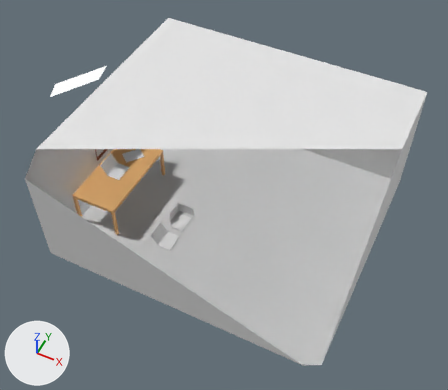
An edit to the glTF model DevRoom.glb, drawn before and after from the same camera.
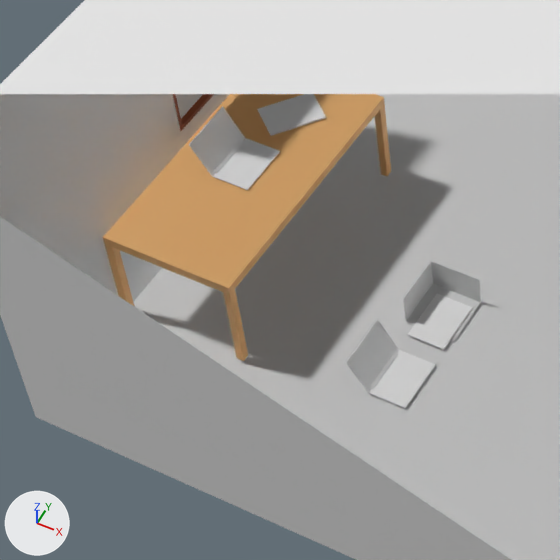
Old and new are each drawn whole from a camera (50 mm lens) standing at (2.3, -3.58, 5.19) and looking at (0.37, 0.28, 0.37) and again close up on the part from 9% to 49% of the width and 30% to 77% of the height. Every picture has the same lights, and +X, +Y and +Z are marked at lower left. Everything nearer to the camera than a plane just in front of the edit is cut away. Where no turn or scale is listed for an object, it has been applied to the vertices.

Names of what the first close-up shows: 'Plane.001', 'Plane.002', 'Table', 'laptop', 'laptop.001', 'laptop.002', 'laptop.003'.
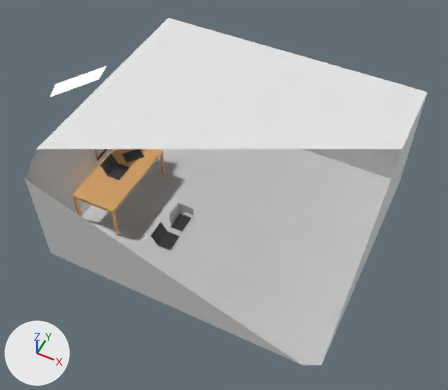
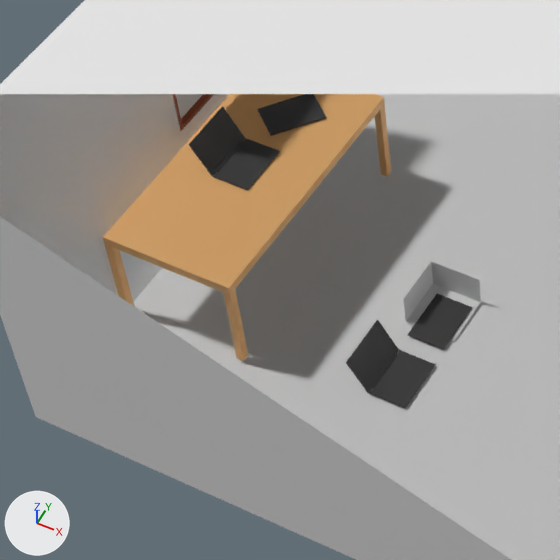
Commit message: updated laptop object color

Location of each change, (x1, y1, x2, y2) in pixels of the close-ups (560 x 560 px):
'laptop.001', recoloured (white to black)
    both: (346, 320, 436, 408)
'laptop.002', recoloured (white to black)
    both: (189, 106, 280, 190)
'laptop', recoloured (white to black)
    both: (408, 294, 472, 350)
'laptop.003', recoloured (white to black)
    both: (257, 94, 326, 136)

Edits to the bpy script that builds the scene:
```text
Change mat_material_001:
    mat_material_001.base_color: (1.0, 1.0, 1.0) -> (0.0432, 0.0432, 0.0432)  # white #ffffff -> black #3b3b3b
```
